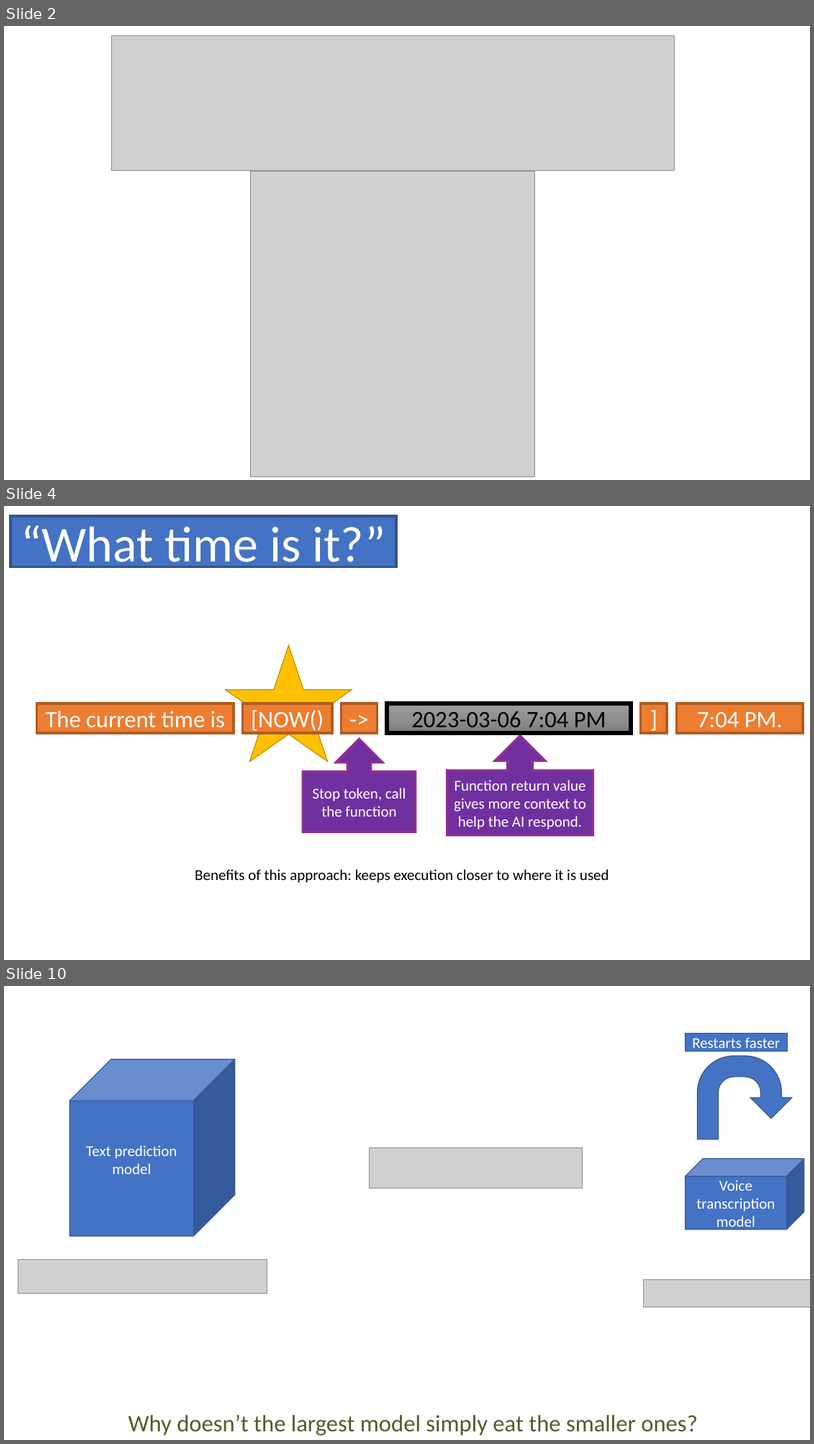
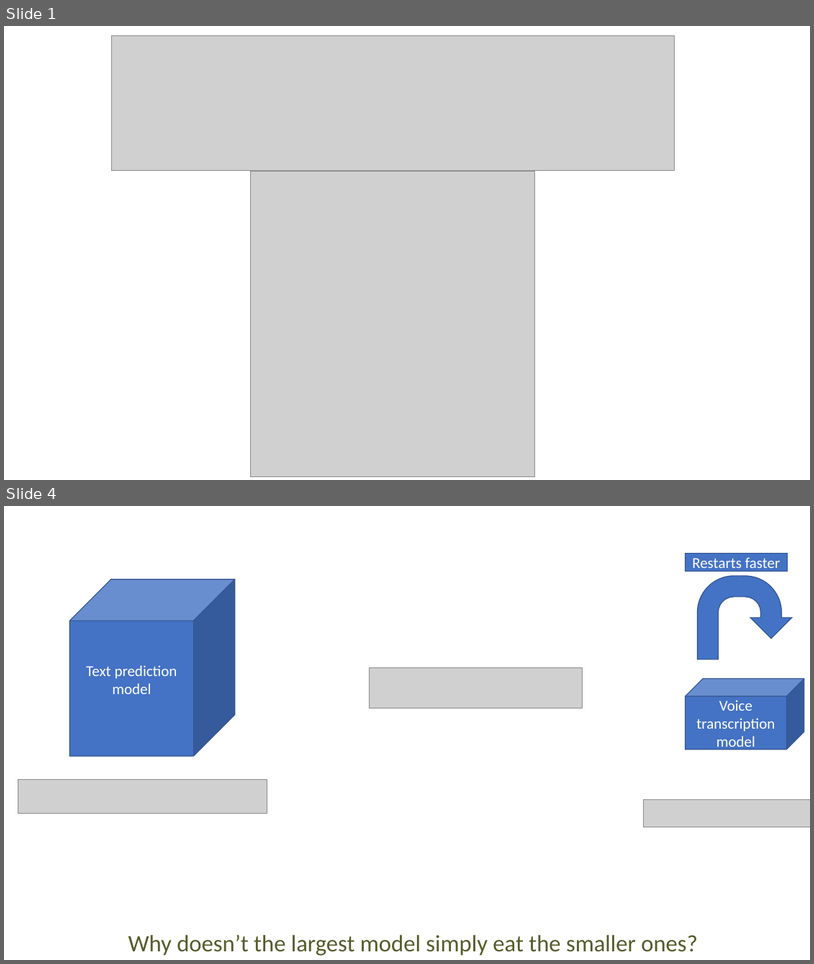
Before and after one commit to TeamDman/toolformer, a slide deck: video/Presentation1.pptx. Shown one above the other, each under a label of ours: slides 2, 4 and 10 before the commit, slides 1 and 4 after it; the slides between them are not shown. The pictures are 814x1444 and 814x964 pixels, drawn with LibreOffice and Linux fonts; fonts in the diff are those of the drawing; grey boxes stand for pictures; background and template pictures are left out. Boxes give left, top, right and bottom in pixels: in the first picture for what was removed or moved away, otherwise in the second. Text is boxed around its words. In the diff, an @@ line names an element or a change of style, - is before the commit and + after.

```diff
--- a/video/Presentation1.pptx
+++ b/video/Presentation1.pptx
@@ slide 4 removed at <box>4,506,810,960</box>, background #FFFFFF @@
@@ rectangle removed at <box>10,516,396,567</box> @@
-“What time is it?”
@@ star removed at <box>226,645,352,762</box> @@
@@ rectangle removed at <box>36,703,234,733</box> @@
-The current time is
@@ rectangle removed at <box>243,703,333,733</box> @@
-[NOW()
@@ rectangle removed at <box>342,703,378,733</box> @@
-->
@@ rectangle removed at <box>387,703,630,733</box> @@
-2023-03-06 7:04 PM
@@ rectangle removed at <box>641,703,668,733</box> @@
-]
@@ rectangle removed at <box>677,703,804,733</box> @@
-7:04 PM.
@@ up arrow callout removed at <box>304,739,416,831</box> @@
-Stop token, call the function
@@ up arrow callout removed at <box>448,736,593,835</box> @@
-Function return value gives more context to help the AI respond.
@@ text removed at <box>195,869,610,883</box> @@
-Benefits of this approach: keeps execution closer to where it is used
@@ what was slide 2 is now slide 1 @@
@@ what was slide 10 is now slide 4 @@
```
Also in this commit, not shown: 2 slides changed, 1 slide added, 7 other slides removed, 12 other files.
